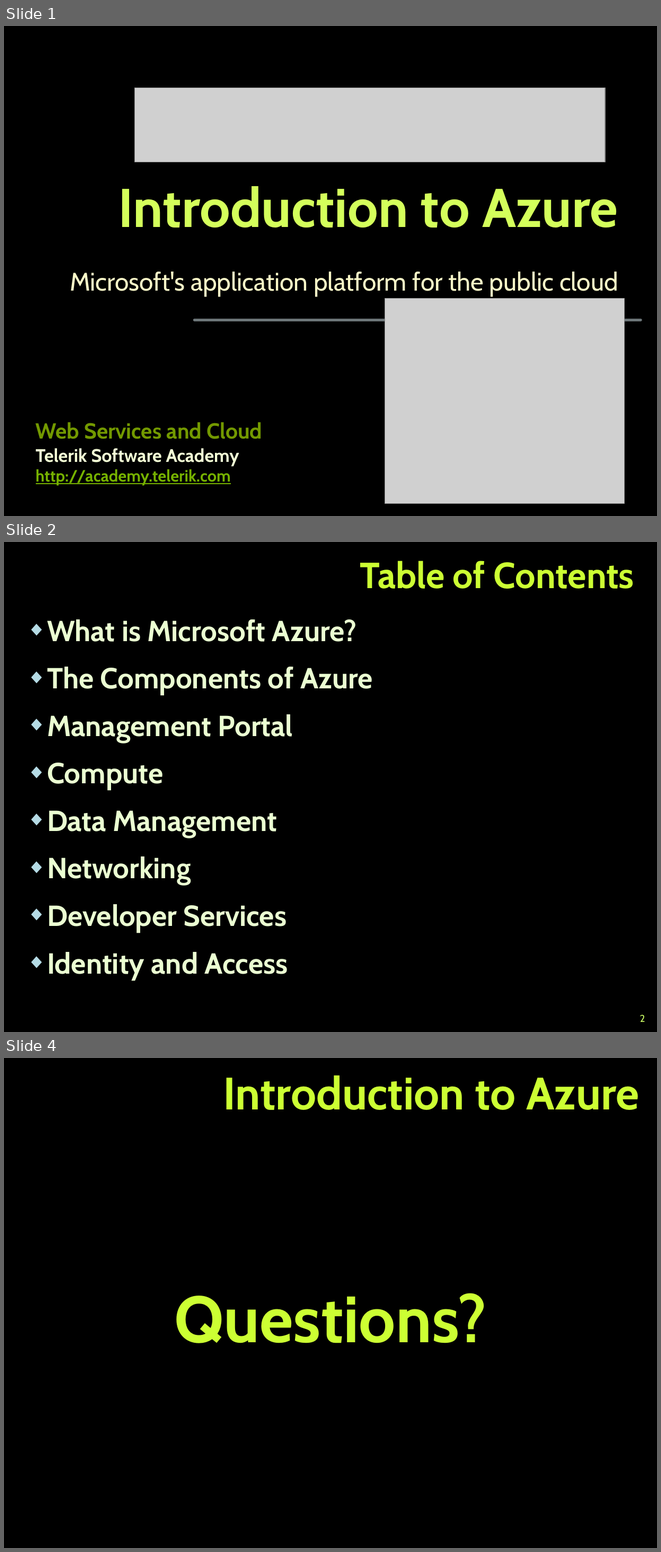
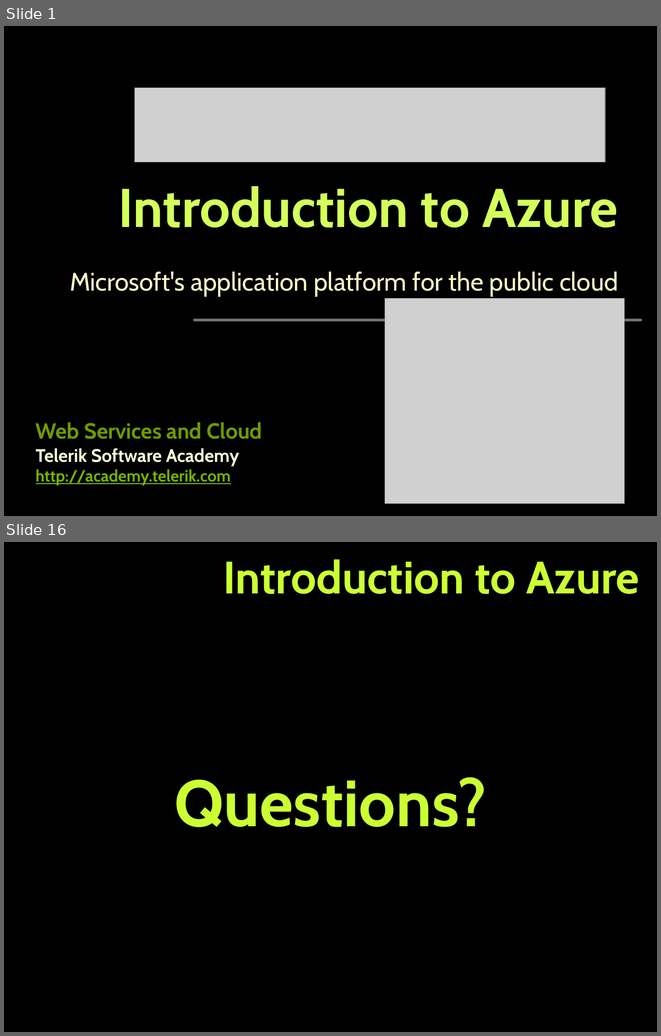
Before and after one commit to TelerikAcademy/Web-Services-and-Cloud, a slide deck: 09. Intro-to-Azure/Intro-to-Azure.pptx. Shown one above the other, each under a label of ours: slides 1, 2 and 4 before the commit, slides 1 and 16 after it; the slides between them are not shown. The pictures are 661x1552 and 661x1036 pixels, drawn with LibreOffice and Linux fonts; fonts in the diff are those of the drawing; grey boxes stand for pictures; background and template pictures are left out. Boxes give left, top, right and bottom in pixels: in the first picture for what was removed or moved away, otherwise in the second. Text is boxed around its words. In the diff, an @@ line names an element or a change of style, - is before the commit and + after.

Commit message:
Work on Intro-to-Azure.pptx

```diff
--- a/09. Intro-to-Azure/Intro-to-Azure.pptx
+++ b/09. Intro-to-Azure/Intro-to-Azure.pptx
@@ slide 2 removed at (4, 542, 657, 1032), background picture (left out) @@
@@ title removed at (360, 561, 634, 589) @@
-Table of Contents
@@ text removed at (47, 619, 373, 980) @@
-◆ What is Microsoft Azure?
-◆ The Components of Azure
-◆ Management Portal
-◆ Compute
-◆ Data Management
-◆ Networking
-◆ Developer Services
-◆ Identity and Access
@@ page number removed at (640, 1014, 645, 1022) @@
-2
@@ what was slide 4 is now slide 16 @@
```
Also in this commit, not shown: 1 slide changed, 13 slides added.
